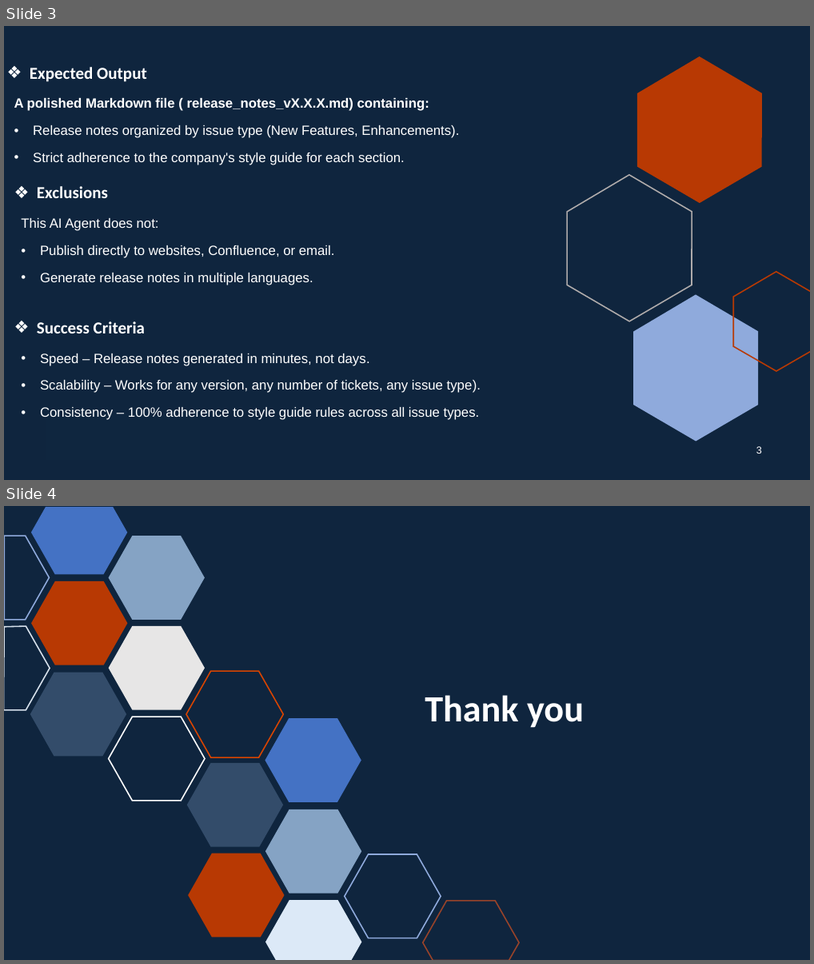
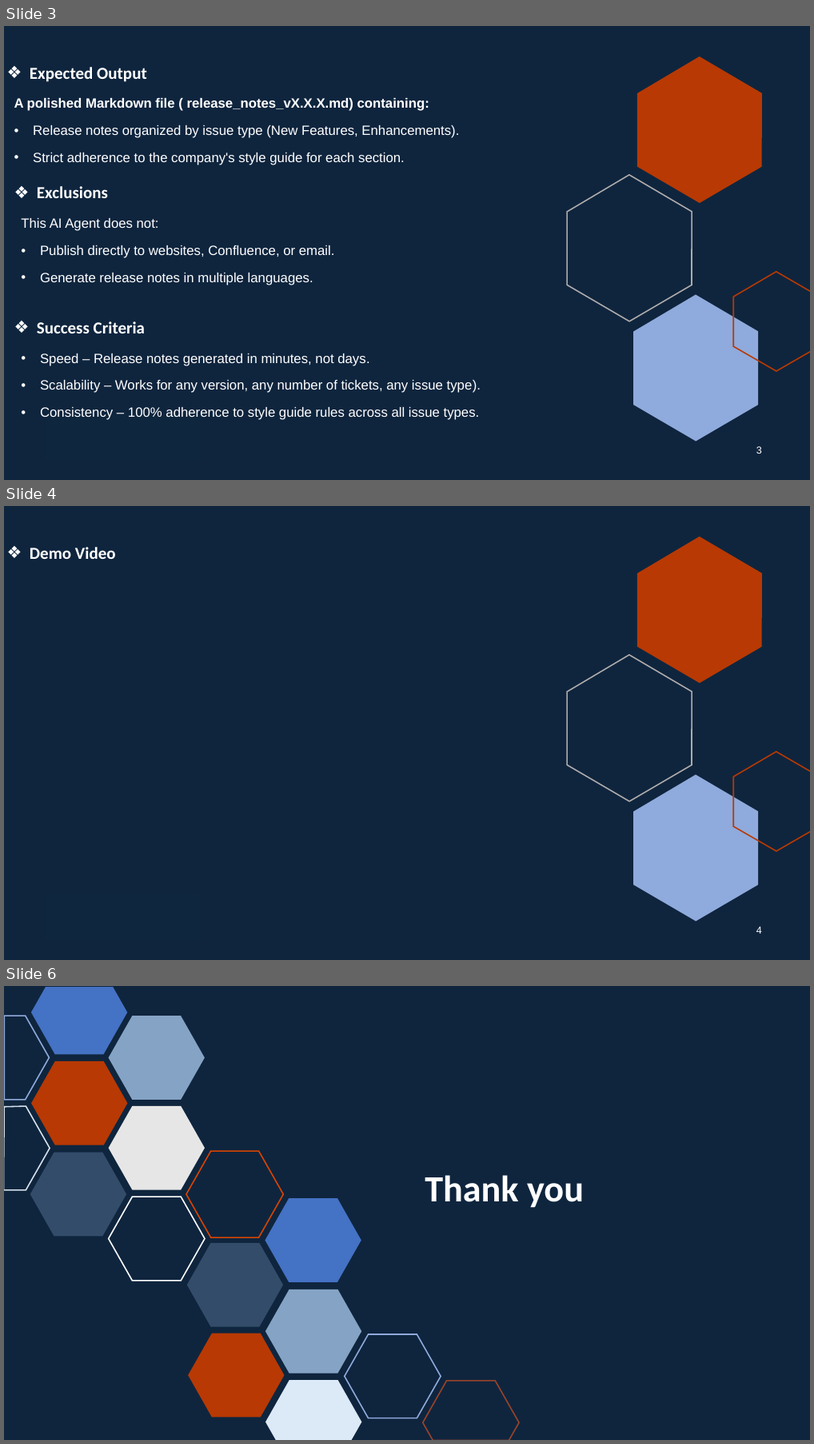
Before and after one commit to RCG1412/ai-release-notes-demo, a slide deck: Demo/AI-Mastery Training Capstone Project Demo.pptx. Shown one above the other, each under a label of ours: slides 3 and 4 before the commit, slides 3, 4 and 6 after it; the slides between them are not shown. The pictures are 814x964 and 814x1444 pixels, drawn with LibreOffice and Linux fonts; fonts in the diff are those of the drawing. Boxes give left, top, right and bottom in pixels: in the first picture for what was removed or moved away, otherwise in the second. Text is boxed around its words. In the diff, an @@ line names an element or a change of style, - is before the commit and + after.

Commit message:
Updated Demo ppt

```diff
--- a/Demo/AI-Mastery Training Capstone Project Demo.pptx
+++ b/Demo/AI-Mastery Training Capstone Project Demo.pptx
@@ slide 4 added at box(4, 506, 810, 960), background #0F253E; not listed: 5 template elements that a slide beside it also shows @@
@@ title added at box(30, 547, 116, 559), 20 pt, text #FFFFFF, bold @@
+❖ Demo Video
@@ page number added at box(757, 926, 762, 933), 12 pt, text #FFFFFF @@
+4
@@ what was slide 4 is now slide 6 @@
```
Also in this commit, not shown: 1 other slide added, 1 other file.
